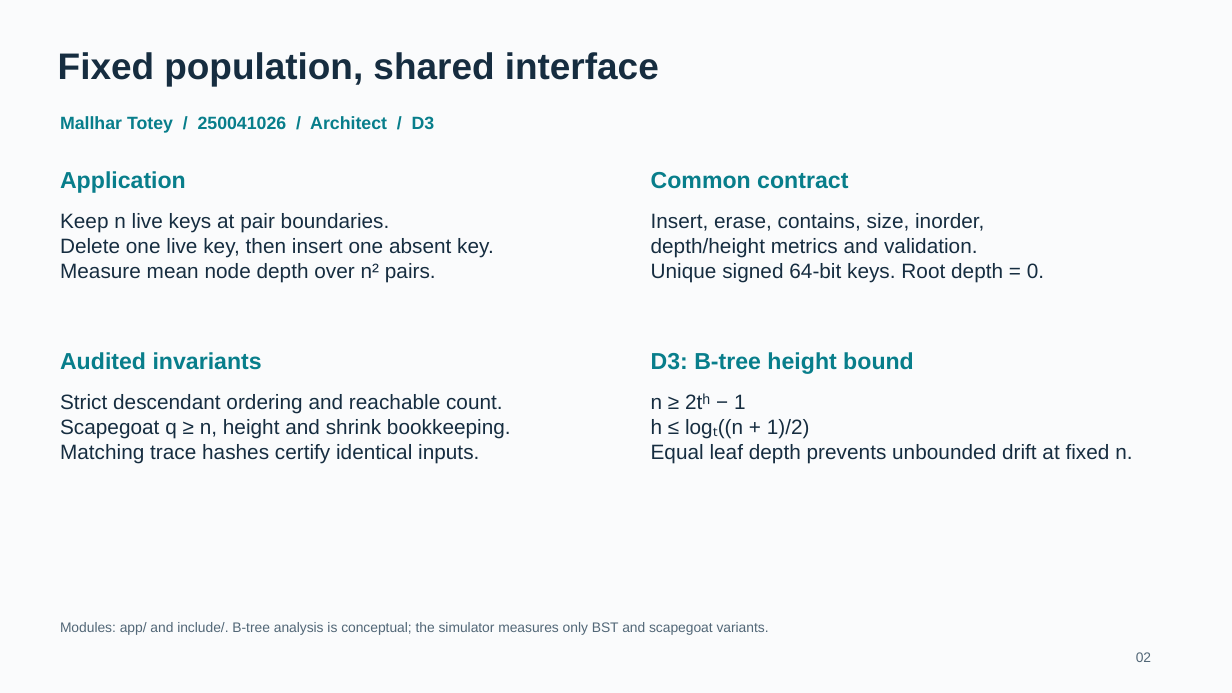
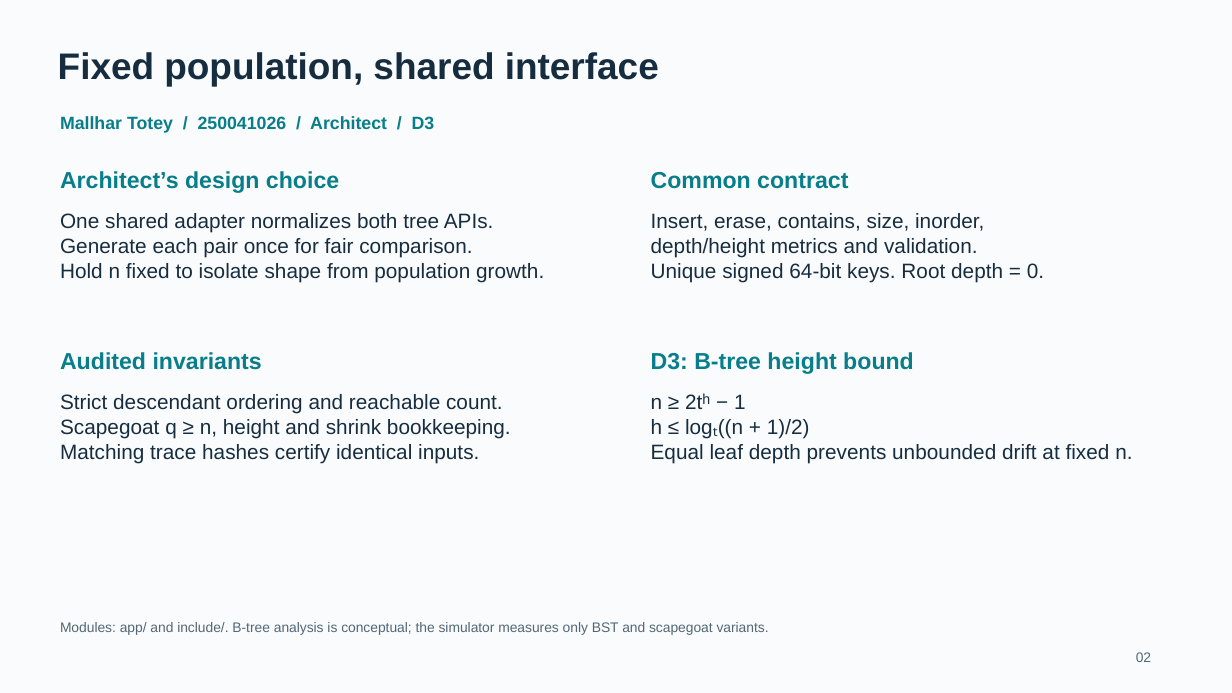
Before and after one commit to MayankMoyal/DSA-Project, a slide deck: slide 2 of docs/slides/slides.pptx. Drawn at 1232x693 pixels with LibreOffice and Linux fonts; fonts in the diff are those of the drawing. Boxes give left, top, right and bottom in pixels: in the first picture for what was removed or moved away, otherwise in the second. Text is boxed around its words. In the diff, an @@ line names an element or a change of style, - is before the commit and + after.

```diff
--- a/docs/slides/slides.pptx
+++ b/docs/slides/slides.pptx
@@ text at (60, 171, 339, 193): text changed @@
-Application
+Architect’s design choice
@@ text at (60, 213, 544, 283): text changed @@
-Keep n live keys at pair boundaries.
-Delete one live key, then insert one absent key.
-Measure mean node depth over n² pairs.
+One shared adapter normalizes both tree APIs.
+Generate each pair once for fair comparison.
+Hold n fixed to isolate shape from population growth.
```
Also in this commit, not shown: 5 other slides changed, 2 slides added, 2 slides removed, 4 other files.
